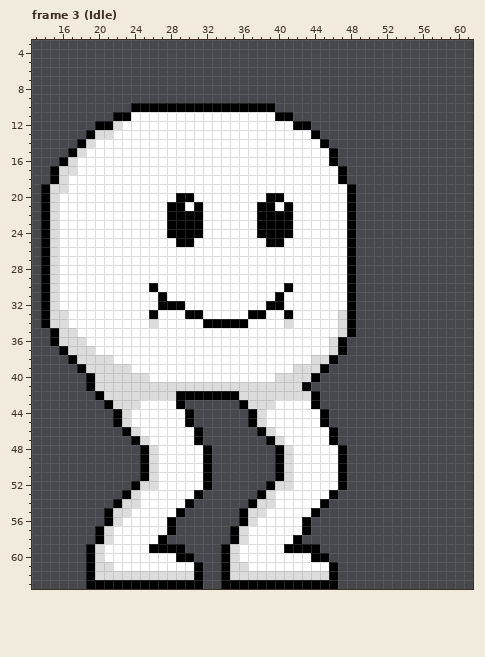
File history of a pixel-art file, assets/images/aseprite/Gooper.aseprite. The first picture shows the starting point.
64x64 pixels, 12 frames. Shown: frame 3 (Idle): x 13..61, y 3..63. The commit also changed other frames, which this record leaves out.
The same view after the edit:
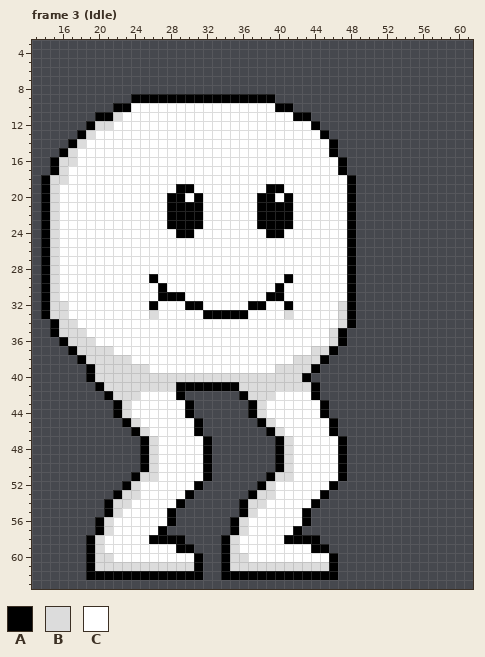
Palette (. is transparent): A #000000  B #dcdcdc  C #ffffff
The exact change:
--- frame 3 (Idle)
@@ x 13..61 @@
  8 .................................................
- 9 .................................................
-10 ...........AAAAAAAAAAAAAAAA......................
-11 .........AACCCCCCCCCCCCCCCCAA....................
-12 .......AABCCCCCCCCCCCCCCCCCCCAA..................
-13 ......ABBCCCCCCCCCCCCCCCCCCCCCCA.................
-14 .....ABCCCCCCCCCCCCCCCCCCCCCCCCCA................
-15 ....ABCCCCCCCCCCCCCCCCCCCCCCCCCCCA...............
-16 ...ABCCCCCCCCCCCCCCCCCCCCCCCCCCCCA...............
-17 ..ABBCCCCCCCCCCCCCCCCCCCCCCCCCCCCCA..............
-18 ..ABCCCCCCCCCCCCCCCCCCCCCCCCCCCCCCA..............
-19 .ABBCCCCCCCCCCCCCCCCCCCCCCCCCCCCCCCA.............
-20 .ABCCCCCCCCCCCCCAACCCCCCCCAACCCCCCCA.............
-21 .ABCCCCCCCCCCCCAACACCCCCCAACACCCCCCA.............
+ 9 ...........AAAAAAAAAAAAAAAA......................
+10 .........AACCCCCCCCCCCCCCCCAA....................
+11 .......AABCCCCCCCCCCCCCCCCCCCAA..................
+12 ......ABBCCCCCCCCCCCCCCCCCCCCCCA.................
+13 .....ABCCCCCCCCCCCCCCCCCCCCCCCCCA................
+14 ....ABCCCCCCCCCCCCCCCCCCCCCCCCCCCA...............
+15 ...ABCCCCCCCCCCCCCCCCCCCCCCCCCCCCA...............
+16 ..ABBCCCCCCCCCCCCCCCCCCCCCCCCCCCCCA..............
+17 ..ABCCCCCCCCCCCCCCCCCCCCCCCCCCCCCCA..............
+18 .ABBCCCCCCCCCCCCCCCCCCCCCCCCCCCCCCCA.............
+19 .ABCCCCCCCCCCCCCAACCCCCCCCAACCCCCCCA.............
+20 .ABCCCCCCCCCCCCAACACCCCCCAACACCCCCCA.............
+21 .ABCCCCCCCCCCCCAAAACCCCCCAAAACCCCCCA.............
 22 .ABCCCCCCCCCCCCAAAACCCCCCAAAACCCCCCA.............
 23 .ABCCCCCCCCCCCCAAAACCCCCCAAAACCCCCCA.............
-24 .ABCCCCCCCCCCCCAAAACCCCCCAAAACCCCCCA.............
-25 .ABCCCCCCCCCCCCCAACCCCCCCCAACCCCCCCA.............
+24 .ABCCCCCCCCCCCCCAACCCCCCCCAACCCCCCCA.............
+25 .ABCCCCCCCCCCCCCCCCCCCCCCCCCCCCCCCCA.............
 26 .ABCCCCCCCCCCCCCCCCCCCCCCCCCCCCCCCCA.............
@@ x 13..61 @@
 28 .ABCCCCCCCCCCCCCCCCCCCCCCCCCCCCCCCCA.............
-29 .ABCCCCCCCCCCCCCCCCCCCCCCCCCCCCCCCCA.............
-30 .ABCCCCCCCCCCACCCCCCCCCCCCCCACCCCCCA.............
-31 .ABCCCCCCCCCCCACCCCCCCCCCCCACCCCCCCA.............
-32 .ABCCCCCCCCCCCAAACCCCCCCCCAACCCCCCCA.............
-33 .ABBCCCCCCCCCACCCAACCCCCAACCACCCCCBA.............
-34 .ABBCCCCCCCCCBCCCCCAAAAACCCCBCCCCCBA.............
-35 ..ABBCCCCCCCCCCCCCCCCCCCCCCCCCCCCCBA.............
-36 ..ABBBCCCCCCCCCCCCCCCCCCCCCCCCCCCBA..............
-37 ...ABBBCCCCCCCCCCCCCCCCCCCCCCCCCCBA..............
-38 ....ABBBBCCCCCCCCCCCCCCCCCCCCCCBBA...............
-39 .....ABBBBBCCCCCCCCCCCCCCCCCCBBBA................
-40 ......ABBBBBBCCCCCCCCCCCCCCBBBBA.................
-41 ......ABBBBBBBBBBBBBBBBBBBBBBBA..................
-42 .......ABBBBBBBBAAAAAAABBBBBBBBA.................
-43 ........ABBBCCCCA......ABBBCCCCA.................
+29 .ABCCCCCCCCCCACCCCCCCCCCCCCCACCCCCCA.............
+30 .ABCCCCCCCCCCCACCCCCCCCCCCCACCCCCCCA.............
+31 .ABCCCCCCCCCCCAAACCCCCCCCCAACCCCCCCA.............
+32 .ABBCCCCCCCCCACCCAACCCCCAACCACCCCCBA.............
+33 .ABBCCCCCCCCCBCCCCCAAAAACCCCBCCCCCBA.............
+34 ..ABBCCCCCCCCCCCCCCCCCCCCCCCCCCCCCBA.............
+35 ..ABBBCCCCCCCCCCCCCCCCCCCCCCCCCCCBA..............
+36 ...ABBBCCCCCCCCCCCCCCCCCCCCCCCCCCBA..............
+37 ....ABBBBCCCCCCCCCCCCCCCCCCCCCCBBA...............
+38 .....ABBBBBCCCCCCCCCCCCCCCCCCBBBA................
+39 ......ABBBBBBCCCCCCCCCCCCCCBBBBA.................
+40 ......ABBBBBBBBBBBBBBBBBBBBBBBA..................
+41 .......ABBBBBBBBAAAAAAABBBBBBBBA.................
+42 ........ABBBCCCCA......ABBBCCCCA.................
+43 .........ABCCCCCCA......ABCCCCCCA................
 44 .........ABCCCCCCA......ABCCCCCCA................
-45 .........ABCCCCCCA......ABCCCCCCA................
-46 ..........ABCCCCCCA......ABCCCCCCA...............
-47 ...........ABCCCCCA.......ABCCCCCA...............
+45 ..........ABCCCCCCA......ABCCCCCCA...............
+46 ...........ABCCCCCA.......ABCCCCCA...............
+47 ............ABCCCCCA.......ABCCCCCA..............
 48 ............ABCCCCCA.......ABCCCCCA..............
@@ x 17..49 @@
 50 ........ABCCCCCA.......ABCCCCCA..
-51 ........ABCCCCCA.......ABCCCCCA..
-52 .......ABBCCCCCA......ABBCCCCCA..
-53 ......ABCCCCCCA......ABCCCCCCA...
-54 .....ABBCCCCCA......ABBCCCCCA....
-55 ....ABBCCCCCA......ABBCCCCCA.....
-56 ....ABCCCCCA.......ABCCCCCA......
-57 ...ABCCCCCCA......ABCCCCCCA......
-58 ...ABCCCCCA.......ABCCCCCA.......
-59 ..ABCCCCCAAAA....ABCCCCCAAAA.....
-60 ..ABCCCCCCCCAA...ABCCCCCCCCAA....
-61 ..ABBCCCCCCCCCA..ABBCCCCCCCCCA...
-62 ..ABBBBBBBBBBBA..ABBBBBBBBBBBA...
-63 ..AAAAAAAAAAAAA..AAAAAAAAAAAAA...
+51 .......ABBCCCCCA......ABBCCCCCA..
+52 ......ABCCCCCCA......ABCCCCCCA...
+53 .....ABBCCCCCA......ABBCCCCCA....
+54 ....ABBCCCCCA......ABBCCCCCA.....
+55 ....ABCCCCCA.......ABCCCCCA......
+56 ...ABCCCCCCA......ABCCCCCCA......
+57 ...ABCCCCCA.......ABCCCCCA.......
+58 ..ABCCCCCAAAA....ABCCCCCAAAA.....
+59 ..ABCCCCCCCCAA...ABCCCCCCCCAA....
+60 ..ABBCCCCCCCCCA..ABBCCCCCCCCCA...
+61 ..ABBBBBBBBBBBA..ABBBBBBBBBBBA...
+62 ..AAAAAAAAAAAAA..AAAAAAAAAAAAA...
+63 .................................
